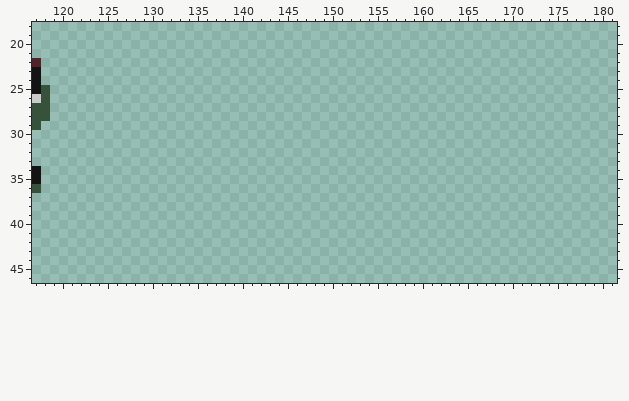
Pixel-art file, stored at Assets/Items/Icons/items.aseprite. The picture above is the old version.
220x120 pixels, 1 frame. Colours within 5 levels of each other are drawn and written as one. Shown: x 117..181, y 18..46.
After:
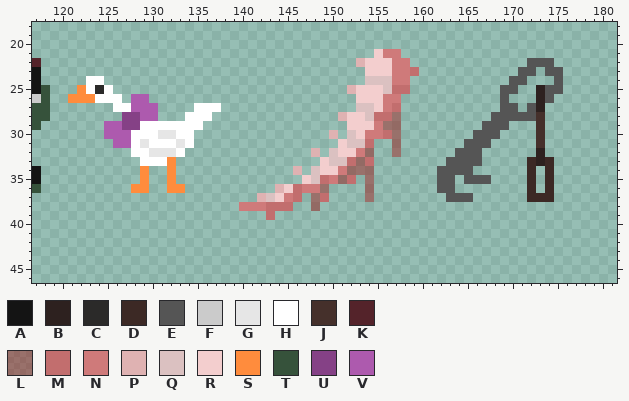
Palette (. is transparent): A #141414  B #2d211f  C #2b2a29  D #3c2925  E #555555  F #cbcbcb  G #e6e6e6  H #ffffff  J #45302b  K #54232a  L #9e0b0b6e  M #c26e6e  N #cf7a7a  P #dfb2b2  Q #dbc1c1  R #f3cece  S #ff8c3d  T #36523b  U #854186  V #ad5aae
Log entry: cute goose spine and key Icon
What changed:
layer "goose_cute" added
Changed rows in their new state; - is an unchanged pixel.
Layers "Spine", "goose_cute":
first column x 121:
21 ----------------------------------RNN------------------
22 --------------------------------PRRRNN-------------EEE-
23 ---------------------------------RRRNNM-----------EE-EE
24 --HH-----------------------------QQQNN-----------EE---E
25 -SHCH--------------------------PRRRQMM----------EE--BEE
26 SSSHHH-VV-----------------------RRRNN-----------E---BE-
27 -----HHVVV----HHH---------------QQRNM-----------EE-EB--
28 ------UUVV---HHH--------------PRRQMML----------EEEEEJ--
29 ----VVUUHHHHHHH----------------RRRNLL---------EEE---J--
30 ----VVVHHHGGHH---------------P-QRNNML--------EEE----J--
31 -----VVHGHHHGH----------------RQQM--L-------EEE-----J--
32 -------HHGGGH--------------P-QRRNL--L------EEE------B--
33 --------HHHS----------------RQQMLM--------EEEE-----DBD-
34 --------S--S-------------P-QRRNLLL-------EEEE------D-D-
35 --------S--S--------------RQMNLM-L-------EE-EEE----D-D-
36 -------SS--SS----------PRMNNL----L-------EE--------D-D-
37 ---------------------PQRNM-LM----L--------EEE------DDD-
38 -------------------NNNMMM--L---------------------------
39 ----------------------M--------------------------------
Pixel boxes of the changes (left, top, right, bottom) in both pictures:
added: (239, 49, 419, 220)
added: (437, 58, 563, 202)
added: (68, 76, 221, 193)
